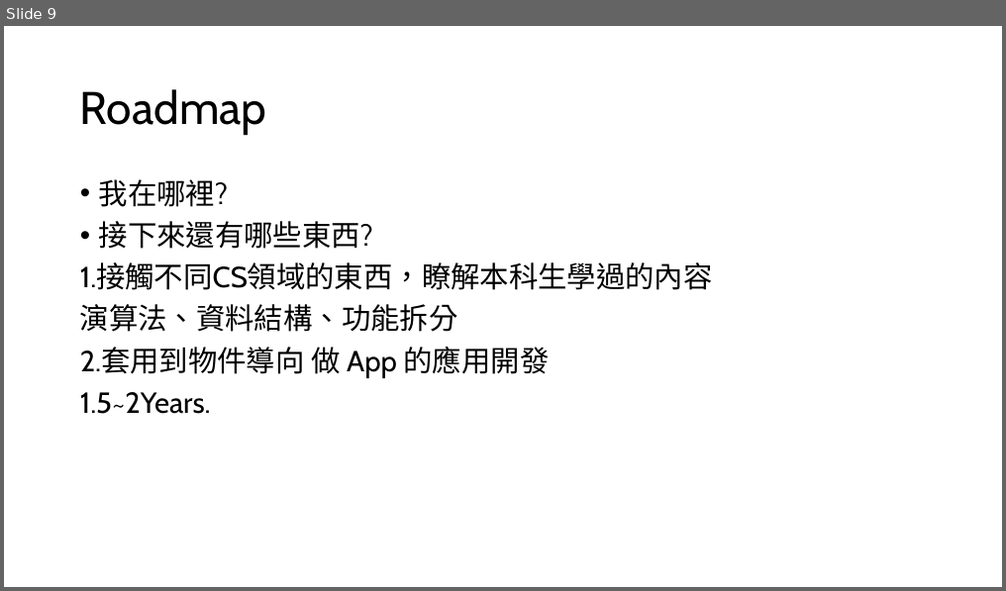
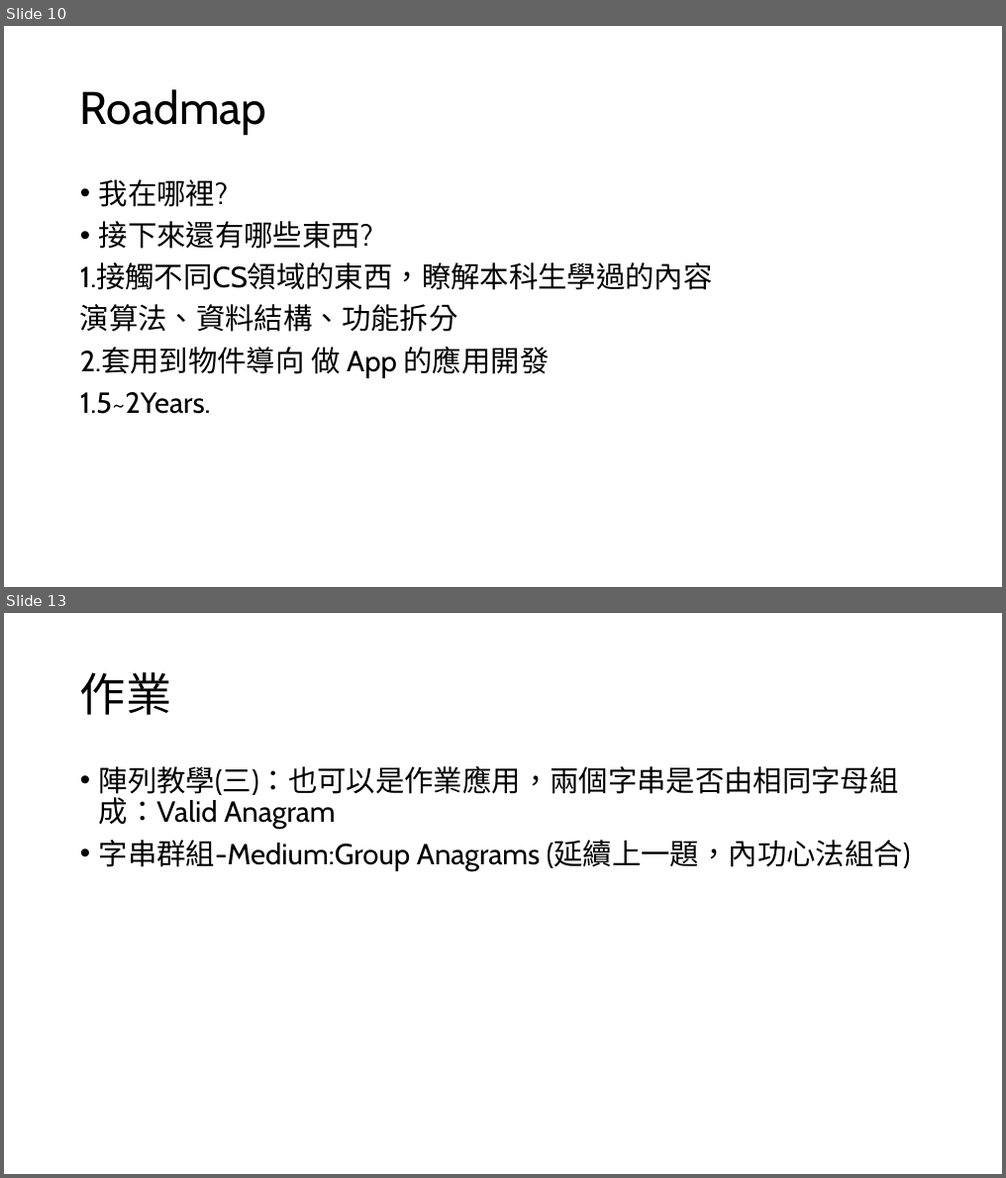
Before and after one commit to BboRainbo/C-Practice, a slide deck: LOG/0119.pptx. Shown one above the other, each under a label of ours: slide 9 before the commit, slides 10 and 13 after it; the slides between them are not shown. The pictures are 1006x591 and 1006x1178 pixels, drawn with LibreOffice and Linux fonts; fonts in the diff are those of the drawing. Boxes give left, top, right and bottom in pixels: in the first picture for what was removed or moved away, otherwise in the second. Text is boxed around its words. In the diff, an @@ line names an element or a change of style, - is before the commit and + after.

```diff
--- a/LOG/0119.pptx
+++ b/LOG/0119.pptx
@@ slide 13 added at bbox=[4, 613, 1002, 1174], background #FFFFFF @@
@@ title added at bbox=[80, 672, 171, 715], 44 pt, text #000000 @@
+作業
@@ text added at bbox=[99, 766, 911, 871], 28 pt, text #000000 @@
+• 陣列教學(三)：也可以是作業應用，兩個字串是否由相同字母組成：Valid Anagram
+• 字串群組-Medium:Group Anagrams (延續上一題，內功心法組合)
@@ what was slide 9 is now slide 10 @@
```
Also in this commit, not shown: 5 slides changed, 3 other slides added, 26 other files.
